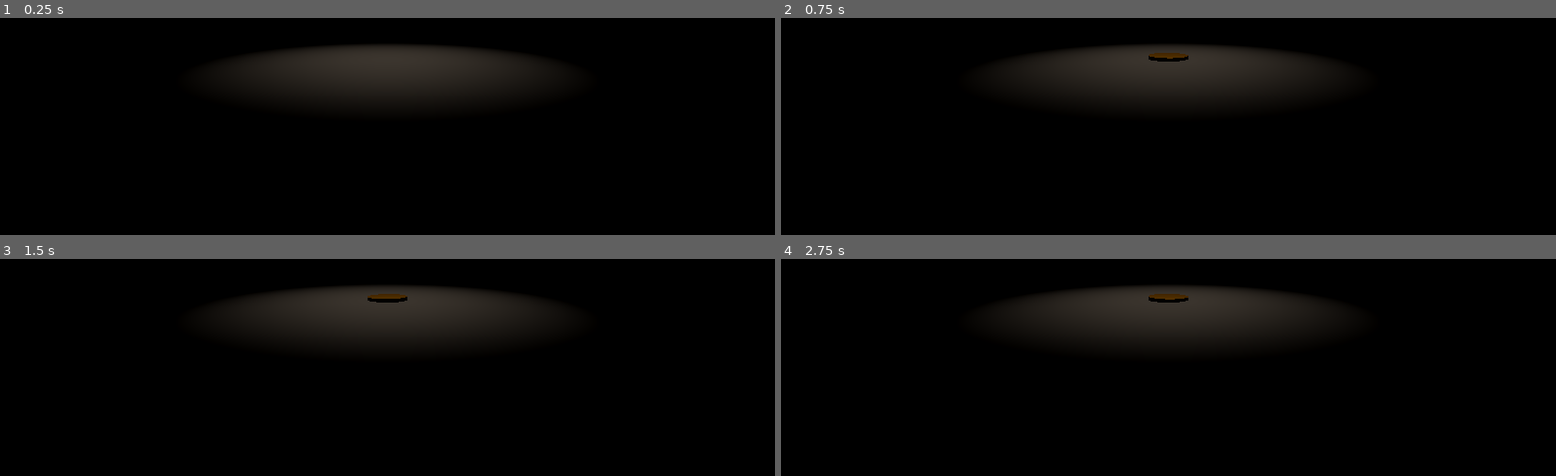
Above: before the commit, frames 1-4 (two rows, left to right).
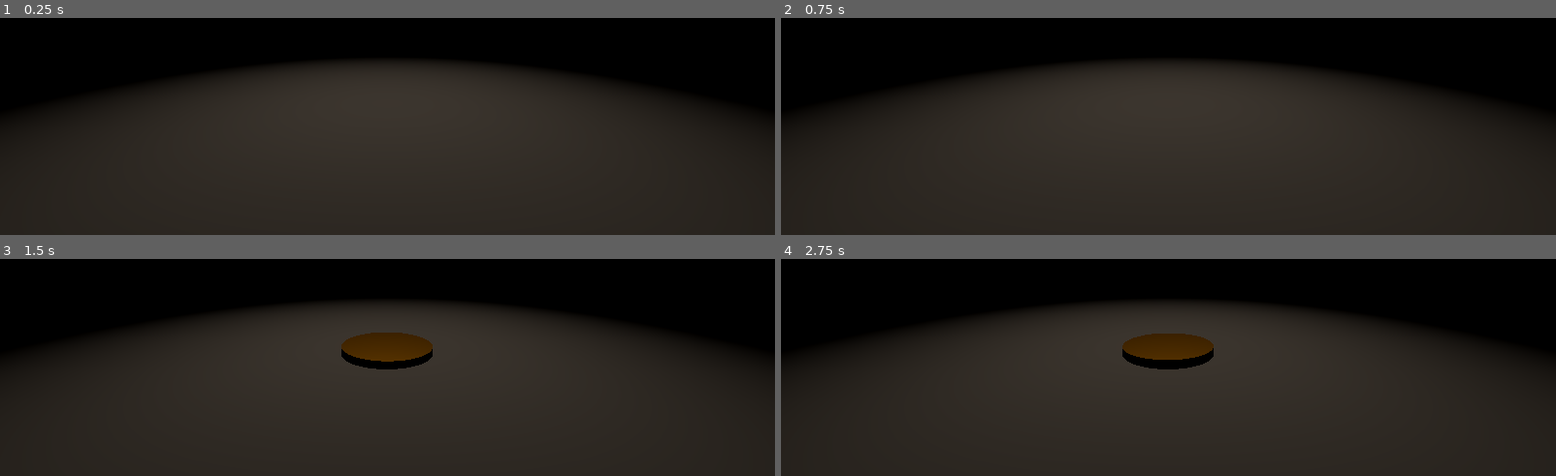
Above: after the commit, the same moments.

Repository: Zawaer/coin-thing
Game: Godot game, scene res://main.tscn
Same seed, same stepped clock (60 frames per second), same inputs: the game is played once before the commit and once after it.
Inputs:
- Up to frame 1 (0.25 s): no input
- Up to frame 2 (0.75 s): tap Enter at 0.5 s
- Up to frame 3 (1.5 s): no input
- Up to frame 4 (2.75 s): tap Space at 2 s

The runs differ from the first frame. In frame 1, 66% of the frame differs, in the area x 0-100%, y 12-100%; in frame 2, 66%; in frame 3, 66%; in frame 4, 65%.

Commit message:
Fix Camera transform position and update light energy for improved scene lighting

Diff:
--- a/main.tscn
+++ b/main.tscn
@@ -16,7 +16,7 @@
 [node name="Main" type="Node3D"]
 
 [node name="Camera3D" type="Camera3D" parent="."]
-transform = Transform3D(1, 0, 0, 0, 1, 0, 0, 0, 1, 0, 1.135355, 7.145661)
+transform = Transform3D(1, 0, 0, 0, 1, 0, 0, 0, 1, 0, 1.135355, 3.134963)
 current = true
 
 [node name="WorldEnvironment" type="WorldEnvironment" parent="."]
@@ -36,8 +36,8 @@
 [node name="OmniLight3D" type="OmniLight3D" parent="."]
 transform = Transform3D(1, 0, 0, 0, 1, 0, 0, 0, 1, 0, 3.9390452, 0)
 light_color = Color(0.9999997, 0.90996134, 0.80835176, 1)
-light_energy = 13.649
+light_energy = 16.0
 omni_range = 6.0
 
 [node name="Coin" parent="." instance=ExtResource("1_ig7tw")]
-transform = Transform3D(1, 0, 0, 0, 1, 0, 0, 0, 1, 0, 2.0918036, 0)
+transform = Transform3D(1, 0, 0, 0, 1, 0, 0, 0, 1, 0, 5.754348, 0)
